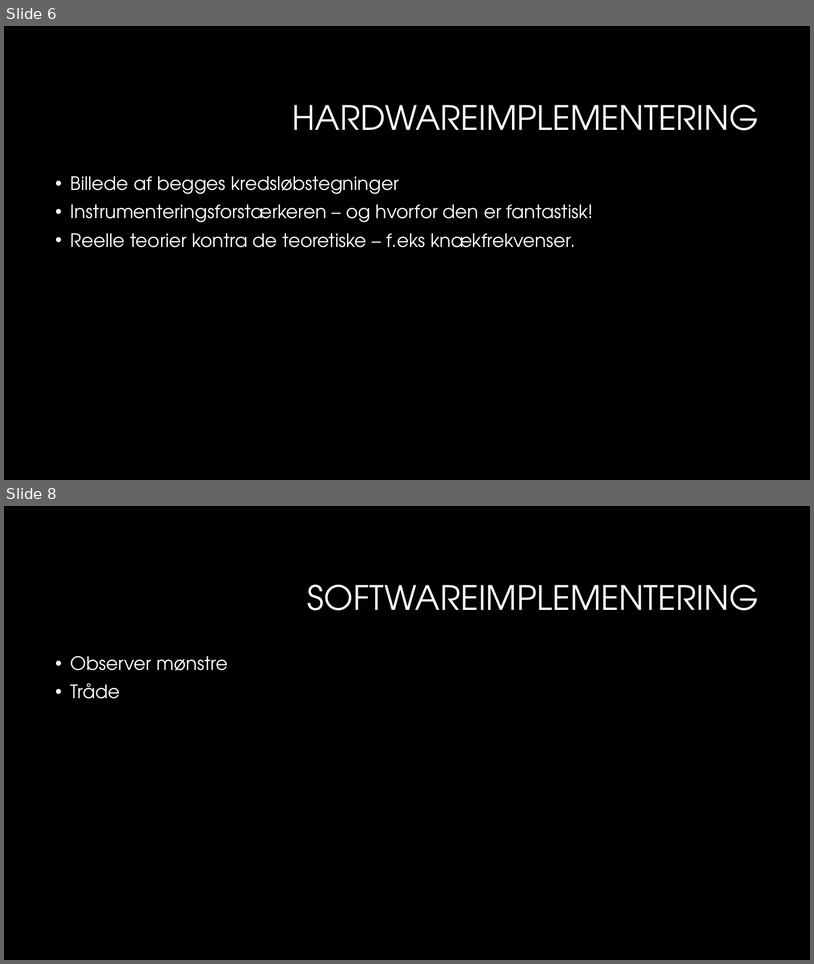
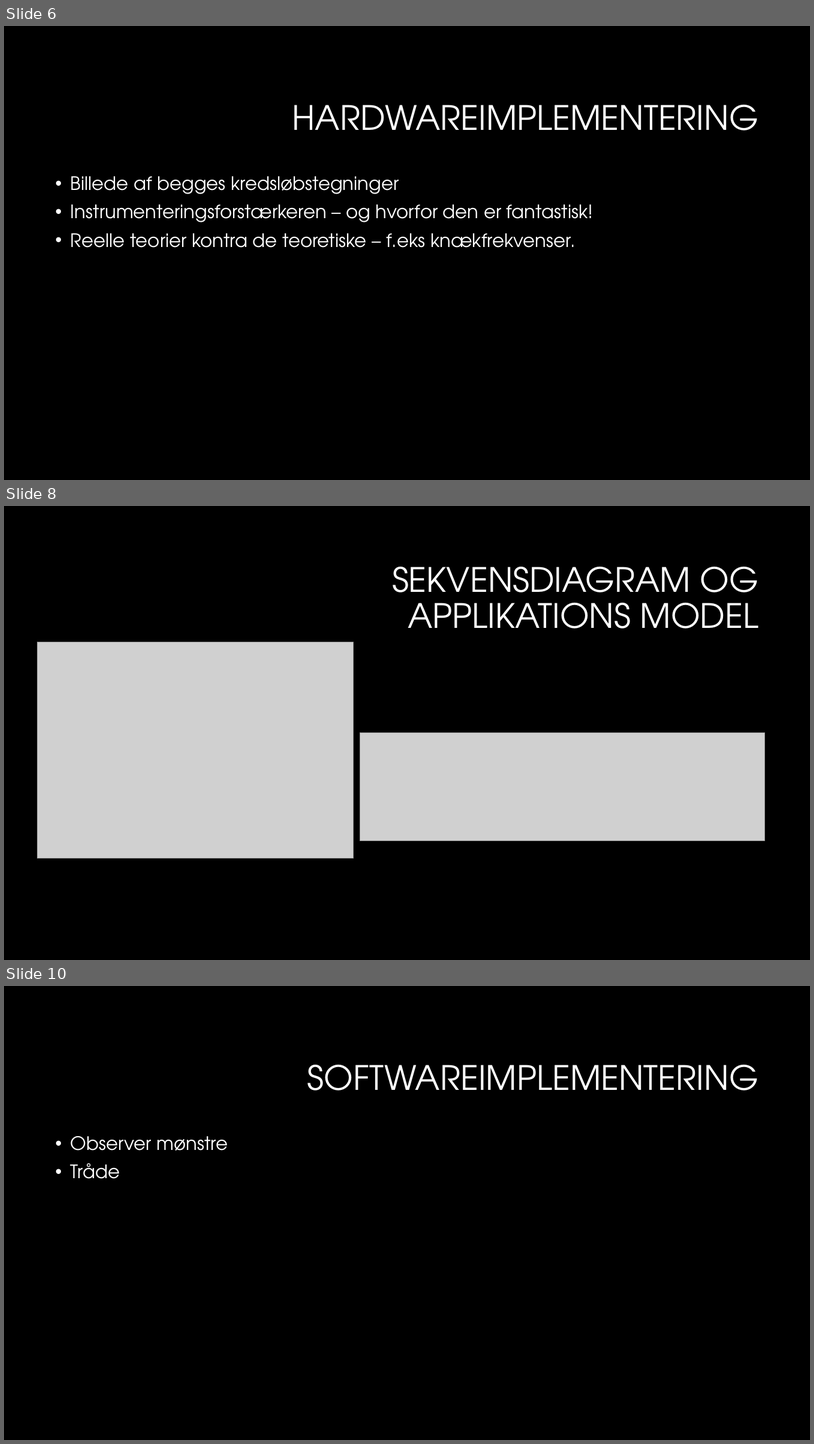
Before and after one commit to sarakirkeby/Semester-Projekt-3, a slide deck: Bifiler til projekt/Semesterprojekt 3.pptx. Shown one above the other, each under a label of ours: slides 6 and 8 before the commit, slides 6, 8 and 10 after it; the slides between them are not shown. The pictures are 814x964 and 814x1444 pixels, drawn with LibreOffice and Linux fonts; fonts in the diff are those of the drawing; grey boxes stand for pictures; background and template pictures are left out. Boxes give left, top, right and bottom in pixels: in the first picture for what was removed or moved away, otherwise in the second. Text is boxed around its words. In the diff, an @@ line names an element or a change of style, - is before the commit and + after.

```diff
--- a/Bifiler til projekt/Semesterprojekt 3.pptx
+++ b/Bifiler til projekt/Semesterprojekt 3.pptx
@@ slide 8 added at (4,506,810,960), background #000000 @@
@@ title added at (392,567,759,628), 40 pt, text #FFFFFF @@
+SEKVENSDIAGRAM OG APPLIKATIONS MODEL
@@ picture added at (37,642,354,858) @@
@@ picture added at (360,732,765,841) @@
@@ what was slide 8 is now slide 10 @@
```
Also in this commit, not shown: 2 other slides added, 1 slide removed.
